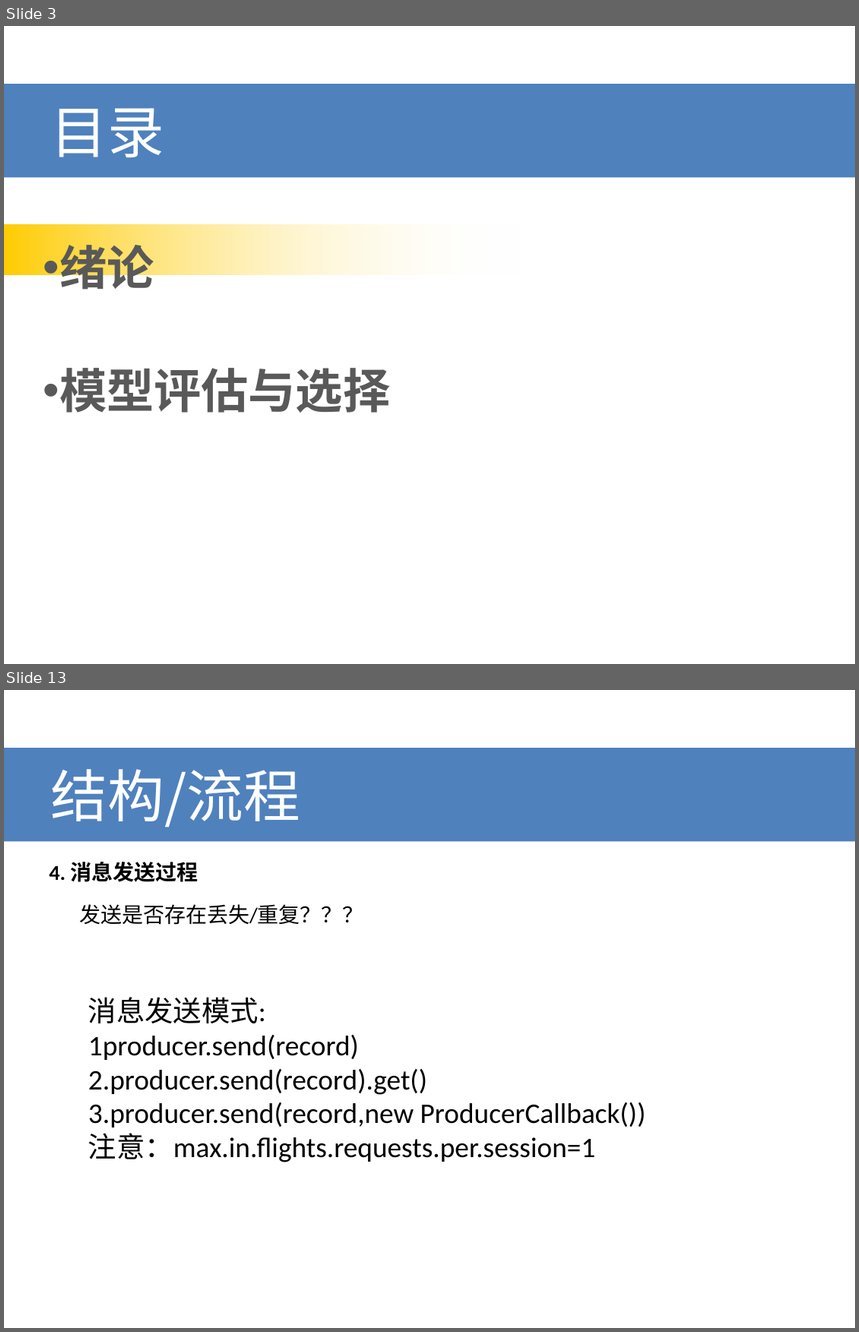
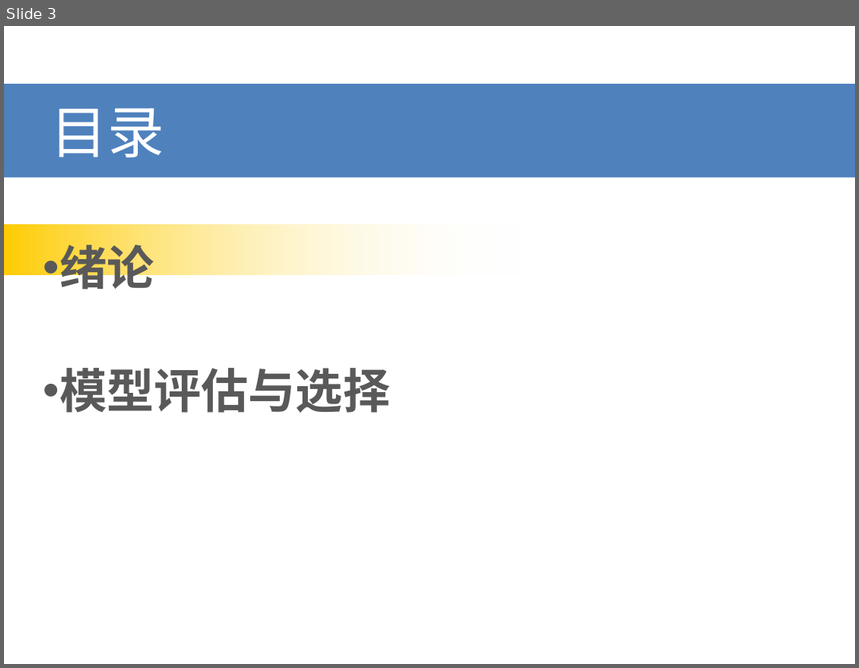
Before and after one commit to bayud/machine_learning_zzh, a slide deck: 机器学习(周志华)系列分享.pptx. Shown one above the other, each under a label of ours: slides 3 and 13 before the commit, slide 3 after it; the slides between them are not shown. The pictures are 859x1332 and 859x668 pixels, drawn with LibreOffice and Linux fonts; fonts in the diff are those of the drawing. Boxes give left, top, right and bottom in pixels: in the first picture for what was removed or moved away, otherwise in the second. Text is boxed around its words. In the diff, an @@ line names an element or a change of style, - is before the commit and + after.

```diff
--- a/机器学习(周志华)系列分享.pptx
+++ b/机器学习(周志华)系列分享.pptx
@@ slide 13 removed at (4, 690, 855, 1328), background #FFFFFF @@
@@ title removed at (4, 748, 855, 841) @@
-结构/流程
@@ text removed at (49, 862, 198, 882) @@
-4. 消息发送过程
@@ text removed at (79, 904, 364, 925) @@
-发送是否存在丢失/重复？？？
@@ text removed at (88, 997, 646, 1163) @@
-消息发送模式:
-1producer.send(record)
-2.producer.send(record).get()
-3.producer.send(record,new ProducerCallback())
-注意：max.in.flights.requests.per.session=1
```
Also in this commit, not shown: 2 slides changed, 19 slides added, 13 other slides removed.
